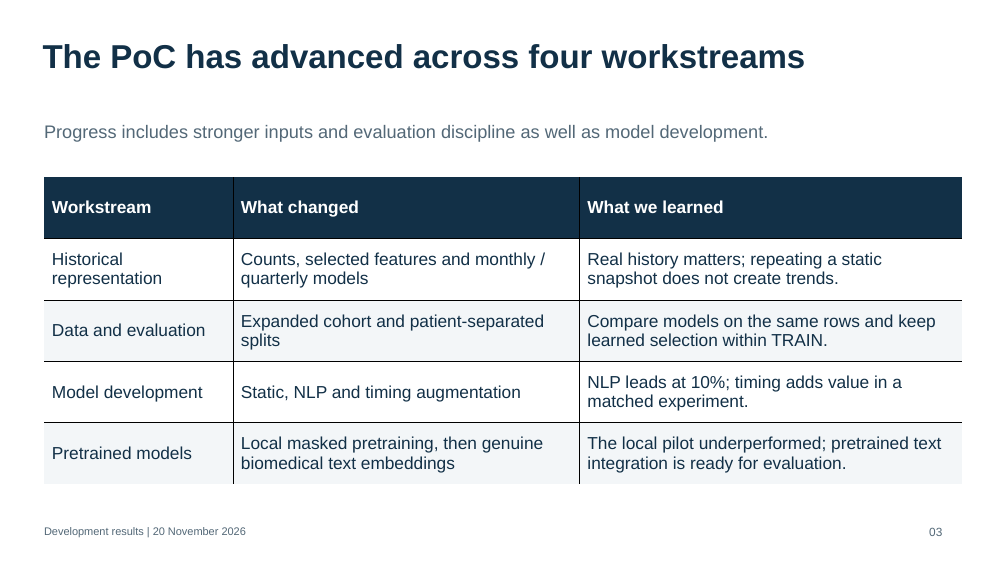
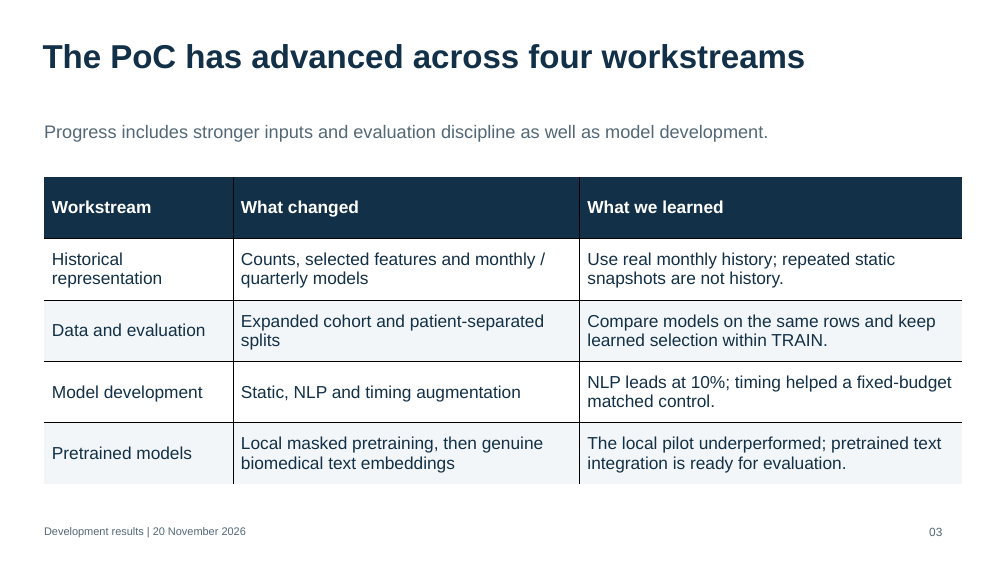
Before and after one commit to prkharr/tak861-transformer-evaluation, a slide deck: slide 3 of notebooks/expanded cohort/TAK861_Progress_20261120.pptx. Drawn at 1008x567 pixels with LibreOffice and Linux fonts; fonts in the diff are those of the drawing. Boxes give left, top, right and bottom in pixels: in the first picture for what was removed or moved away, otherwise in the second. Text is boxed around its words. In the diff, an @@ line names an element or a change of style, - is before the commit and + after.

```diff
--- a/notebooks/expanded cohort/TAK861_Progress_20261120.pptx
+++ b/notebooks/expanded cohort/TAK861_Progress_20261120.pptx
@@ table at box(44, 177, 961, 484) @@
-row 2, column 3: Real history matters; repeating a static snapshot does not create trends.
+row 2, column 3: Use real monthly history; repeated static snapshots are not history.
-row 4, column 3: NLP leads at 10%; timing adds value in a matched experiment.
+row 4, column 3: NLP leads at 10%; timing helped a fixed-budget matched control.
```
Also in this commit, not shown: 6 other slides changed, 3 other files.
